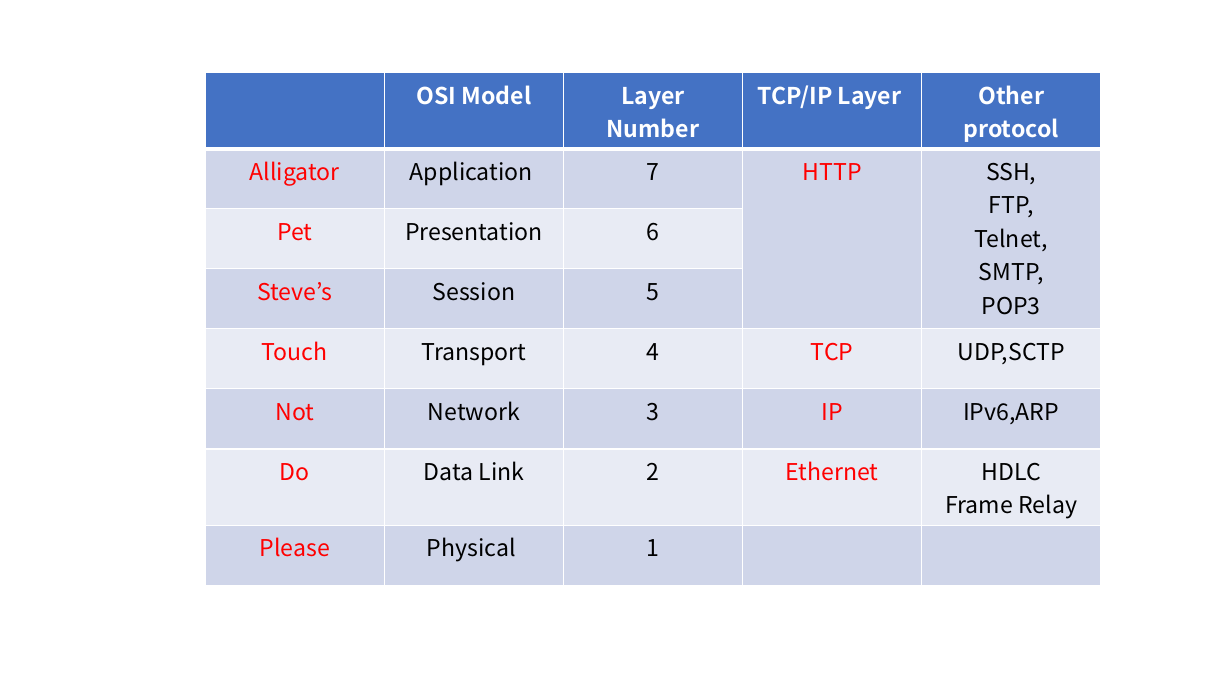
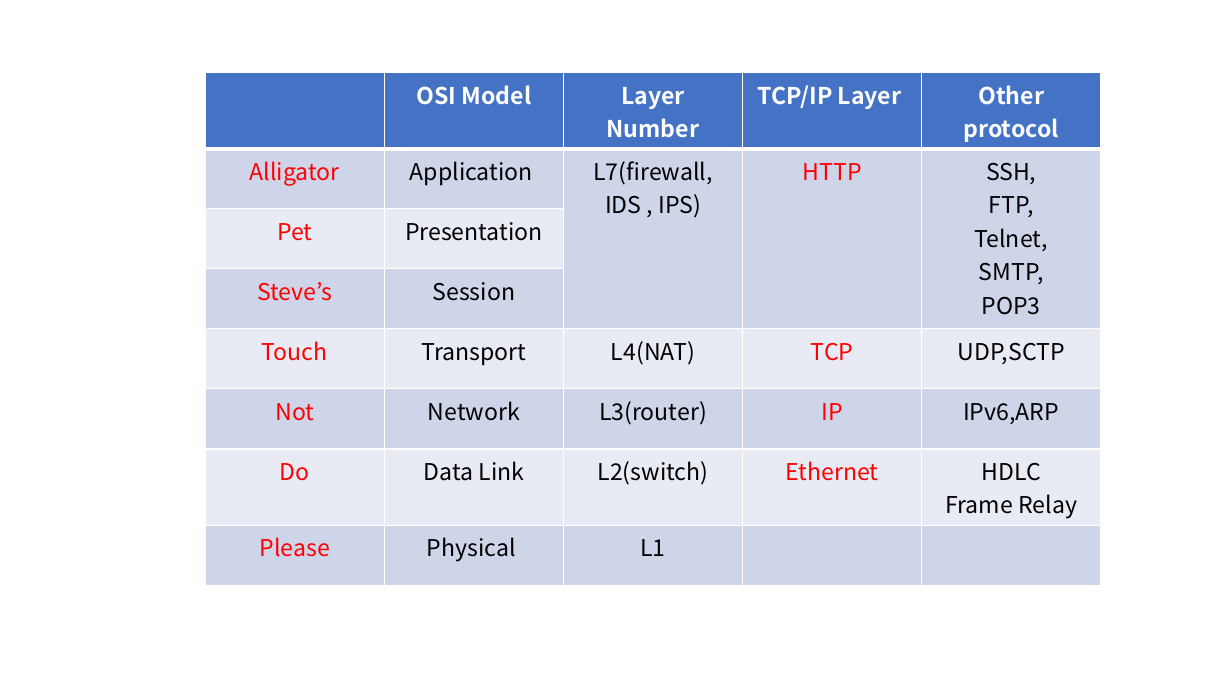
Before and after one commit to joontohub/OCI7layer-TCP-IP, a slide deck: slide 1 of osi-and-tcp.pptx. Drawn at 1232x693 pixels with LibreOffice and Linux fonts; fonts in the diff are those of the drawing. Boxes give left, top, right and bottom in pixels: in the first picture for what was removed or moved away, otherwise in the second. Text is boxed around its words. In the diff, an @@ line names an element or a change of style, - is before the commit and + after.

```diff
--- a/osi-and-tcp.pptx
+++ b/osi-and-tcp.pptx
@@ table at (205, 73, 1102, 566) @@
-row 2, column 3: 7
+row 2, column 3: L7(firewall, IDS , IPS)
-row 3, column 3: 6
+row 3, column 3: 
-row 4, column 3: 5
+row 4, column 3: 
-row 5, column 3: 4
+row 5, column 3: L4(NAT)
-row 6, column 3: 3
+row 6, column 3: L3(router)
-row 7, column 3: 2
+row 7, column 3: L2(switch)
-row 8, column 3: 1
+row 8, column 3: L1
```
Also in this commit, not shown: 1 other file.
